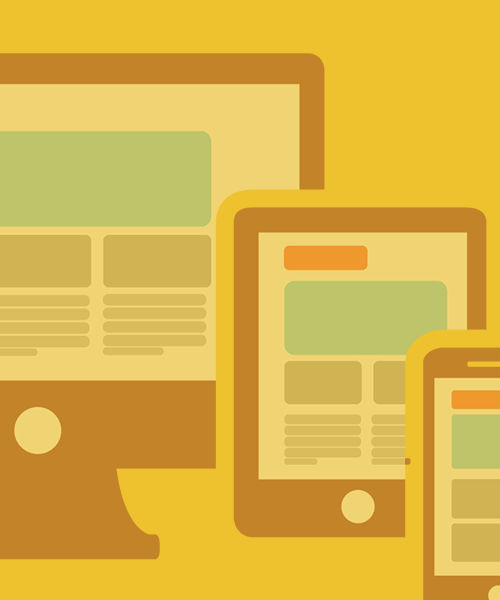
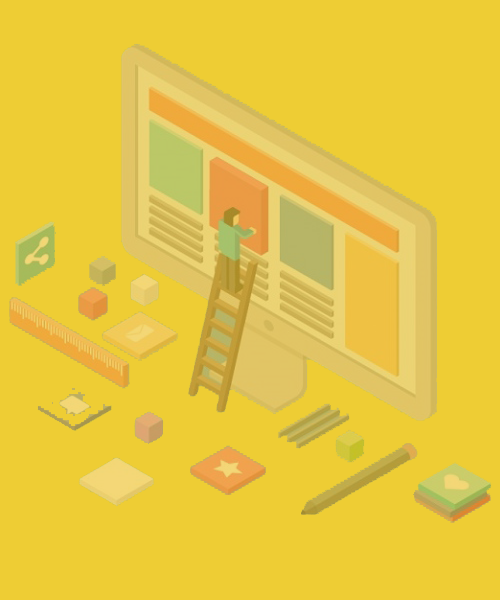
Layered file, before and after one edit (500×600). Changes by layer:
renamed "Vrstva 1" to "Vrstva 2", painted on it over [0, 0, 500, 600]
